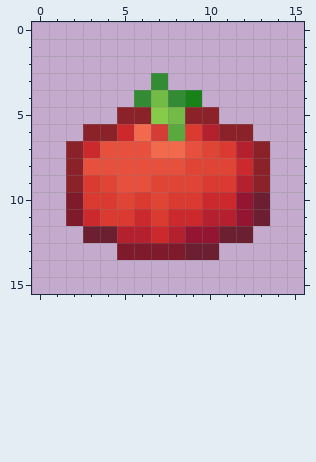
Pixel-art sprite: RP/textures/items/tomato.png. The picture above was drawn from the file before the commit.
The file is 16x16 pixels.
After the commit:
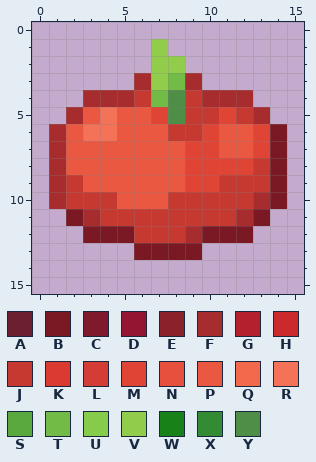
Palette (. is transparent): A #6c1f31  B #7a1923  C #7f1a2c  D #941532  E #8b2129  F #a72c2d  G #b5202e  H #cb292c  J #c63931  K #da3a2f  L #d43d36  M #e04435  N #e7503c  P #ea5841  Q #f2694b  R #f47258  S #5aa93e  T #72bb46  U #86cb4a  V #92cc4b  W #188218  X #338b34  Y #4f8e46
The exact change:
Changed rows in their new state; - is an unchanged pixel.
first column x 1:
 1 ------V-------
 2 ------VV------
 3 -----FVTF-----
 4 --FFFJ-YJFFF--
 5 -FPRPPMYJJMJF-
 6 FPRRPPPJJMPPMB
 7 FPPPPPPPM-PPMB
 8 FPPPPPPP---MJB
 9 FJPPPPPP-MJJJB
10 FJJJPPPJJJJJFB
11 -BFJJJJJJJJFB-
12 --BBBJJJFBBB--
13 ----.BBBB.----
Changed places in both pictures, as pixel boxes (x1, y1, x2, y2):
changed: (49, 39, 287, 260)
